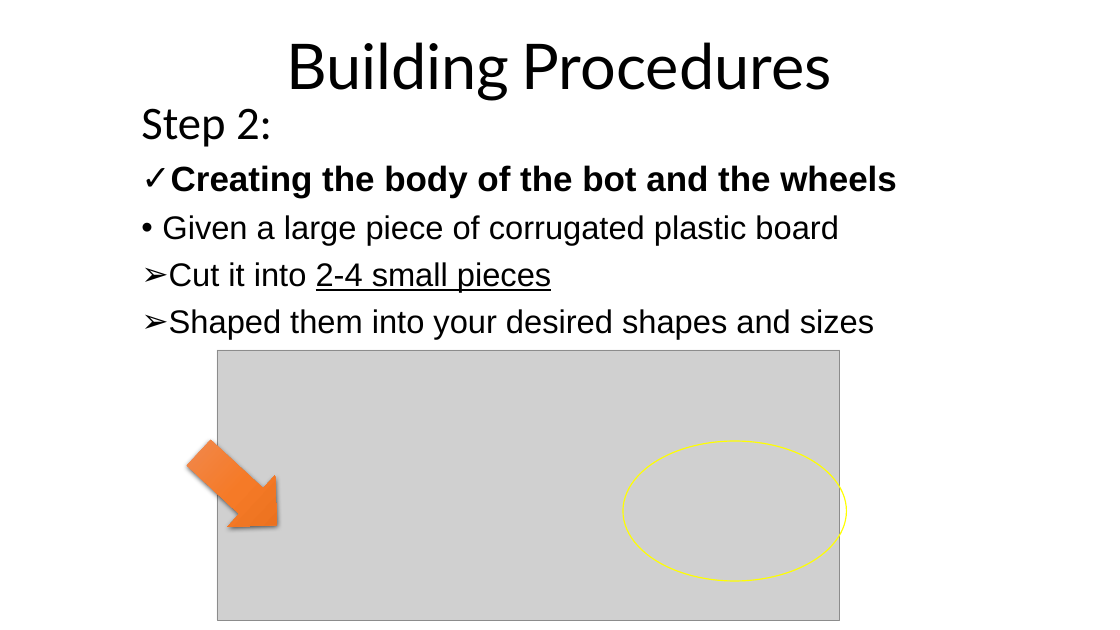
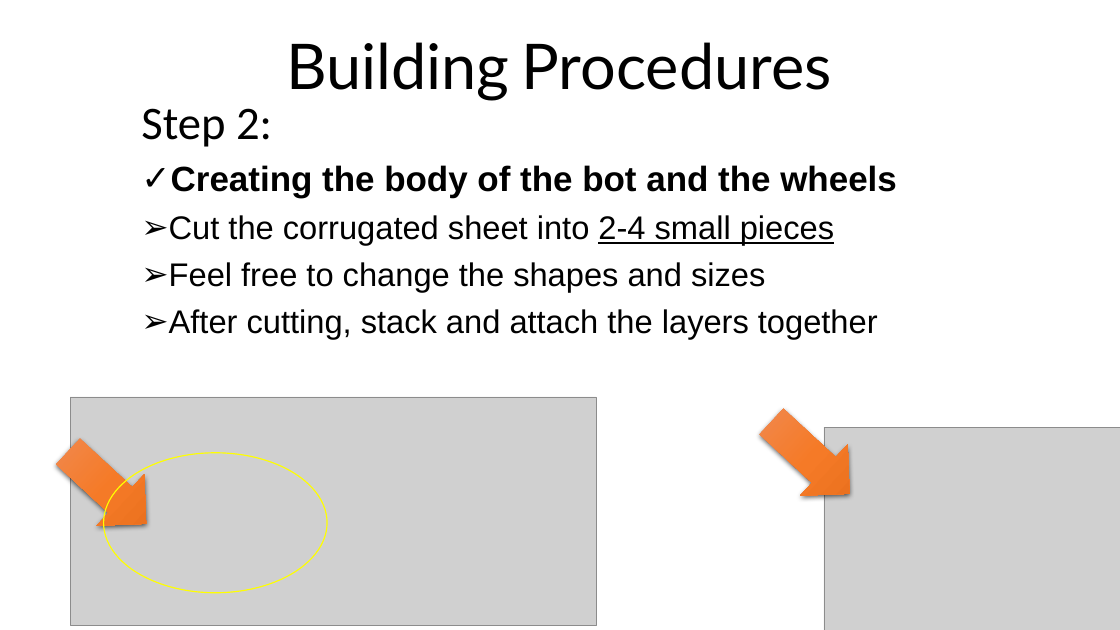
Before and after one commit to ChuaKengPeng/DIP2017, a slide deck: slide 6 of DIP_Phase_1_Lab_Manuals/DIP Lab Manual for Phase 1.pptx. Drawn at 1120x630 pixels with LibreOffice and Linux fonts; fonts in the diff are those of the drawing; grey boxes stand for pictures. Boxes give left, top, right and bottom in pixels: in the first picture for what was removed or moved away, otherwise in the second. Text is boxed around its words. In the diff, an @@ line names an element or a change of style, - is before the commit and + after.

```diff
--- a/DIP_Phase_1_Lab_Manuals/DIP Lab Manual for Phase 1.pptx
+++ b/DIP_Phase_1_Lab_Manuals/DIP Lab Manual for Phase 1.pptx
@@ text at bbox=[169, 215, 878, 339]: text changed @@
-• Given a large piece of corrugated plastic board
-➢ Cut it into 2-4 small pieces
-➢ Shaped them into your desired shapes and sizes
+➢ Cut the corrugated sheet into 2-4 small pieces
+➢ Feel free to change the shapes and sizes
+➢ After cutting, stack and attach the layers together
@@ picture: place and size @@
-picture at bbox=[217, 350, 840, 620]
+picture at bbox=[70, 397, 596, 625]
@@ down arrow added at bbox=[748, 396, 873, 519], fill gradient #F18C57 to #F67B28 to #E56C19 @@
@@ down arrow: place and size @@
-down arrow at bbox=[175, 428, 300, 551]
+down arrow at bbox=[44, 426, 170, 550]
@@ picture added at bbox=[824, 427, 1120, 630] @@
@@ ellipse: place and size @@
-ellipse at bbox=[623, 441, 847, 581]
+ellipse at bbox=[103, 453, 327, 593]
```
Also in this commit, not shown: 11 other slides changed, 2 slides removed, 2 other files.
